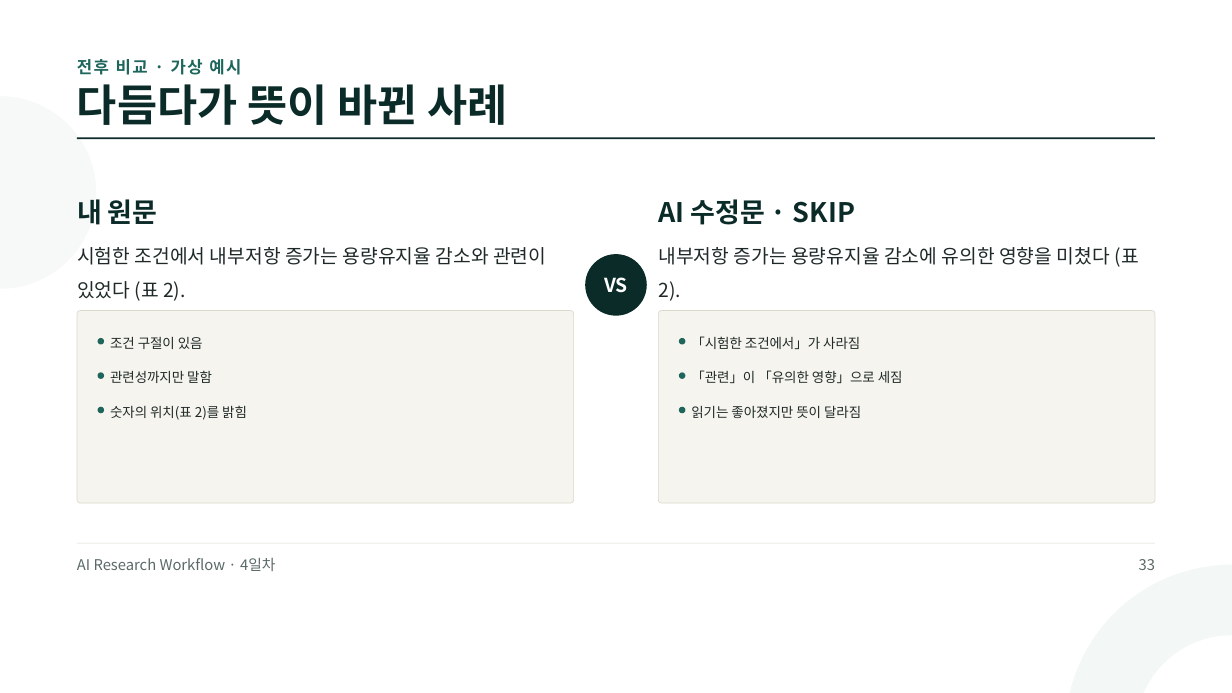
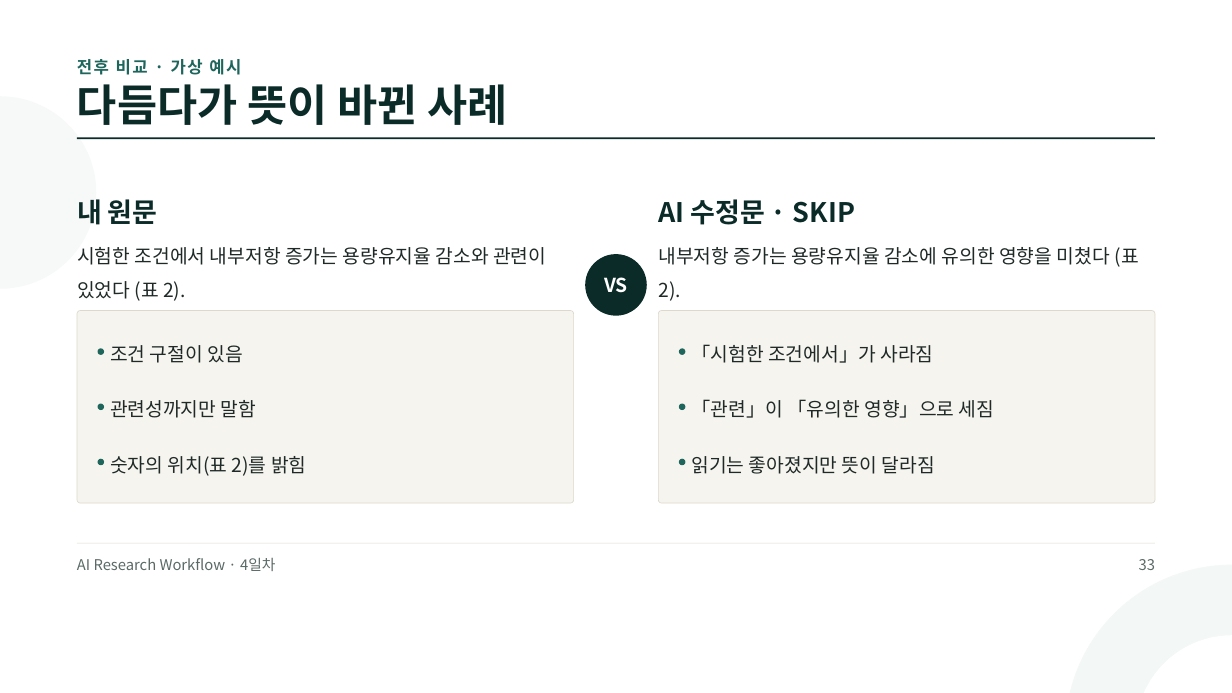
Before and after one commit to jungaistar/materials, a slide deck: slide 33 of grad/grad_day4.pptx. Drawn at 1232x693 pixels with LibreOffice and Linux fonts; fonts in the diff are those of the drawing. Boxes give left, top, right and bottom in pixels: in the first picture for what was removed or moved away, otherwise in the second. Text is boxed around its words. In the diff, an @@ line names an element or a change of style, - is before the commit and + after.

```diff
--- a/grad/grad_day4.pptx
+++ b/grad/grad_day4.pptx
@@ ellipse moved from (x1=97, y1=338, x2=104, y2=345) to (x1=97, y1=349, x2=104, y2=355) @@
@@ ellipse moved from (x1=679, y1=338, x2=686, y2=345) to (x1=679, y1=349, x2=686, y2=355) @@
@@ text "관련성까지만 말함" moved from (x1=110, y1=370, x2=212, y2=383) to (x1=110, y1=400, x2=256, y2=418) @@
@@ text "「관련」이 「유의한 영향」으로 세짐" moved from (x1=691, y1=370, x2=903, y2=383) to (x1=691, y1=399, x2=994, y2=418) @@
@@ ellipse moved from (x1=97, y1=372, x2=104, y2=379) to (x1=97, y1=403, x2=104, y2=410) @@
@@ ellipse moved from (x1=679, y1=372, x2=686, y2=379) to (x1=679, y1=403, x2=686, y2=410) @@
@@ text "숫자의 위치(표 2)를 밝힘" moved from (x1=110, y1=406, x2=247, y2=420) to (x1=110, y1=456, x2=306, y2=476) @@
@@ size 15.8 to 22.5 pt in 6 elements at (x1=110, y1=345, x2=242, y2=363), (x1=691, y1=344, x2=933, y2=363), (x1=110, y1=400, x2=256, y2=418), (x1=691, y1=399, x2=994, y2=418), (x1=110, y1=456, x2=306, y2=476), (x1=691, y1=456, x2=935, y2=474) @@
@@ text "읽기는 좋아졌지만 뜻이 달라짐" moved from (x1=691, y1=406, x2=861, y2=418) to (x1=691, y1=456, x2=935, y2=474) @@
@@ ellipse moved from (x1=97, y1=407, x2=104, y2=413) to (x1=97, y1=459, x2=104, y2=466) @@
@@ ellipse moved from (x1=679, y1=407, x2=686, y2=413) to (x1=679, y1=459, x2=686, y2=466) @@
```
Also in this commit, not shown: 4 other slides changed, 7 other files.
